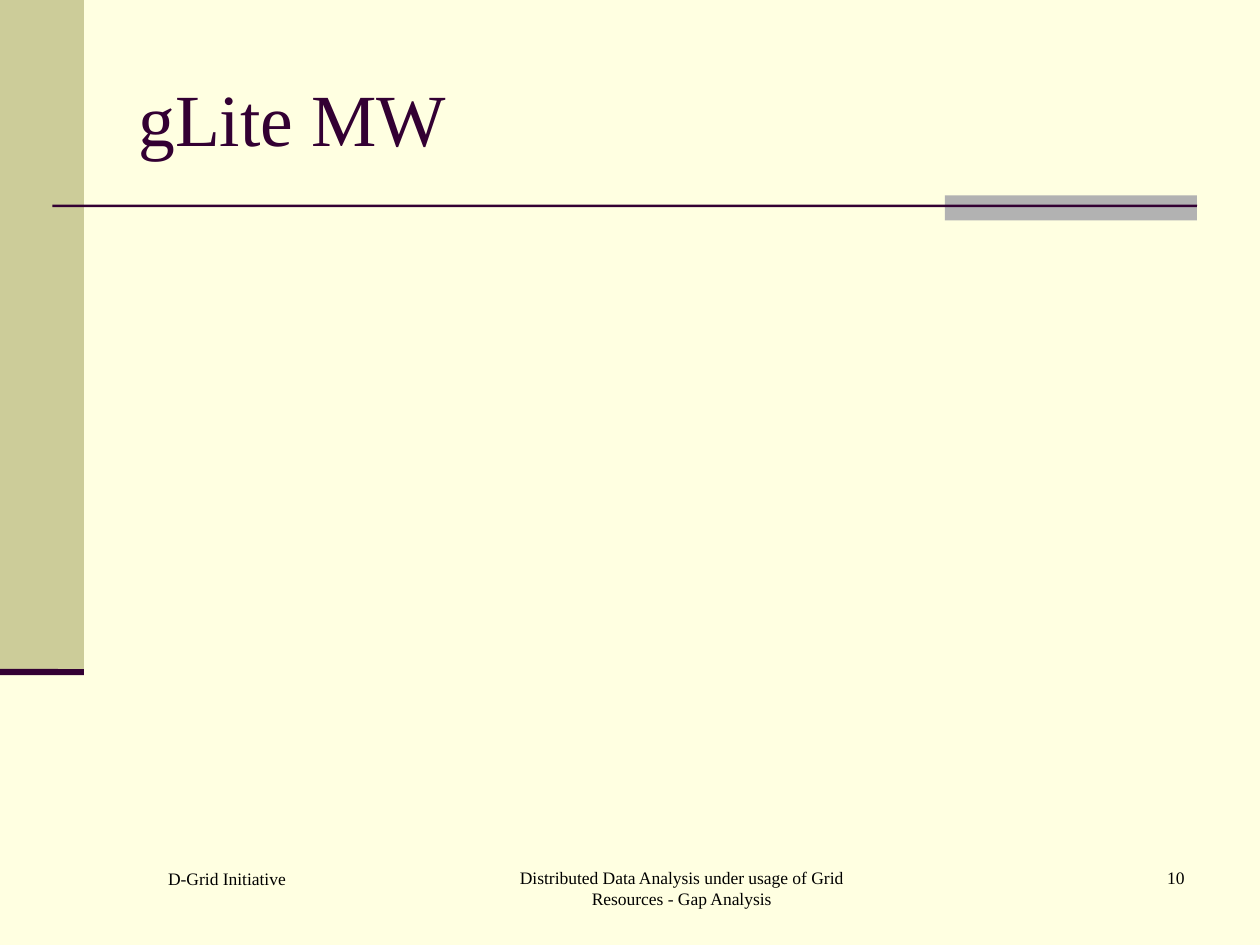
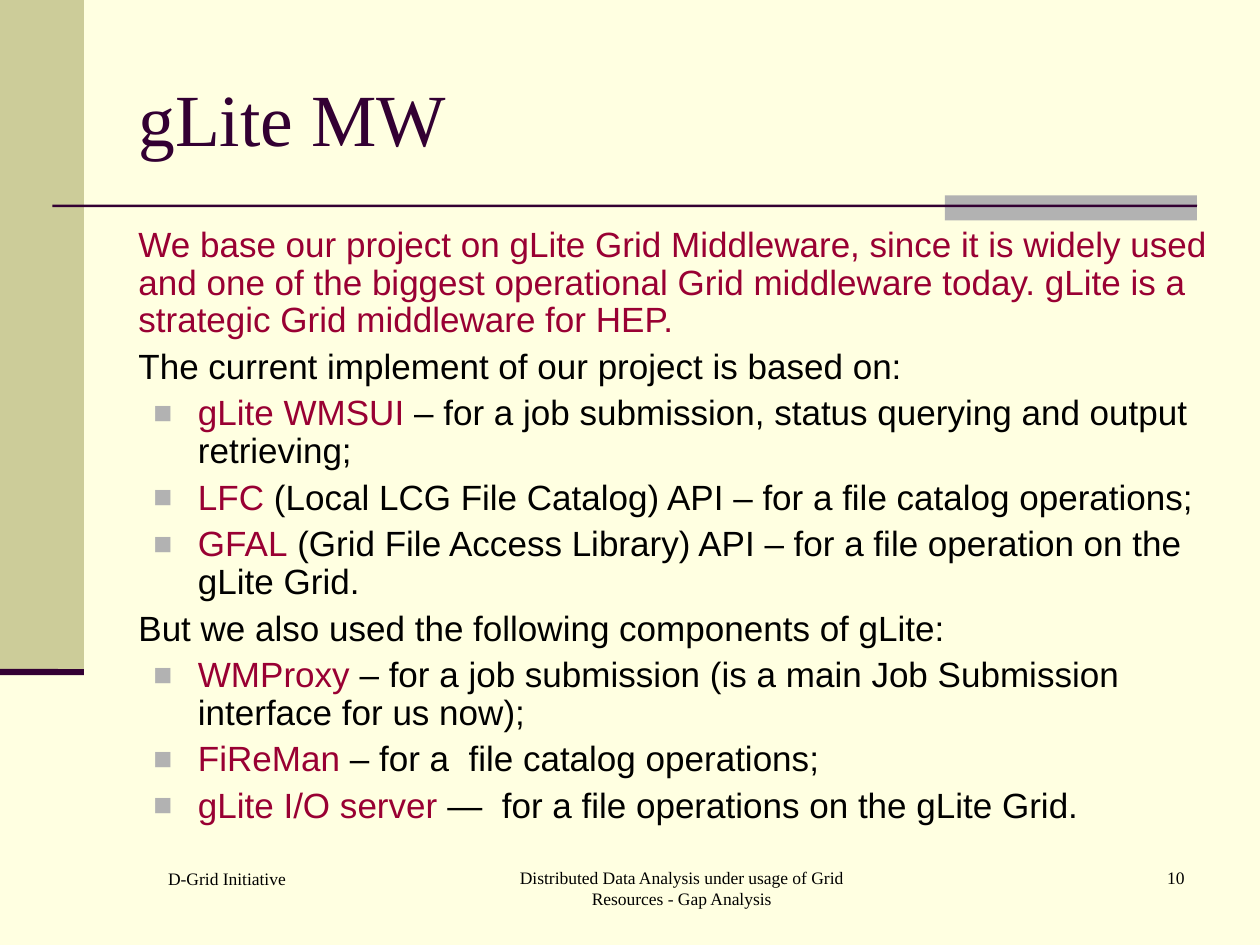
Before and after one commit to AnarManafov/PoDDocumentation, a slide deck: slide 10 of HEPCG-Workshops/2006-Nov/HEPCG-Workshops-2006-Nov.ppt. Drawn at 1260x945 pixels with LibreOffice and Linux fonts; fonts in the diff are those of the drawing. Boxes give left, top, right and bottom in pixels: in the first picture for what was removed or moved away, otherwise in the second. Text is boxed around its words. In the diff, an @@ line names an element or a change of style, - is before the commit and + after.

```diff
--- a/HEPCG-Workshops/2006-Nov/HEPCG-Workshops-2006-Nov.ppt
+++ b/HEPCG-Workshops/2006-Nov/HEPCG-Workshops-2006-Nov.ppt
@@ text added at (x1=138, y1=231, x2=1206, y2=825), 20 pt, text #000000 @@
+We base our project on gLite Grid Middleware, since it is widely used and one of the biggest operational Grid middleware today. gLite is a strategic Grid middleware for HEP.
+The current implement of our project is based on:
+■ gLite WMSUI – for a job submission, status querying and output retrieving;
+■ LFC (Local LCG File Catalog) API – for a file catalog operations;
+■ GFAL (Grid File Access Library) API – for a file operation on the gLite Grid.
+But we also used the following components of gLite:
+■ WMProxy – for a job submission (is a main Job Submission interface for us now);
+■ FiReMan – for a file catalog operations;
+■ gLite I/O server — for a file operations on the gLite Grid.
```
Also in this commit, not shown: 5 other slides changed, 1 slide added.
